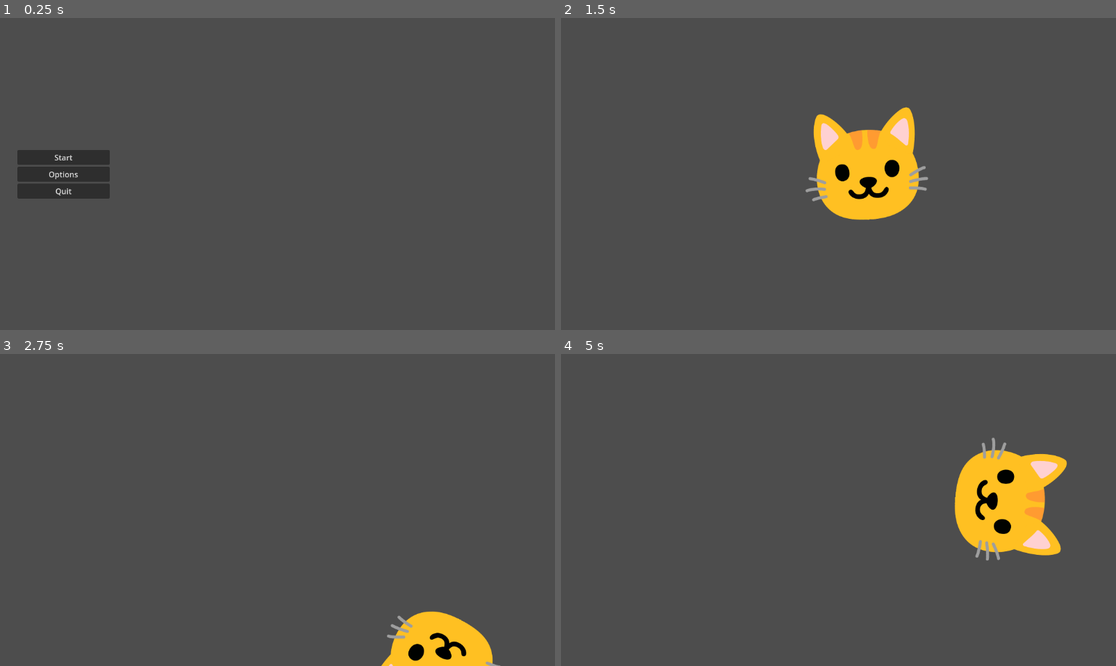
Above: before the commit, frames 1-4 (two rows, left to right).
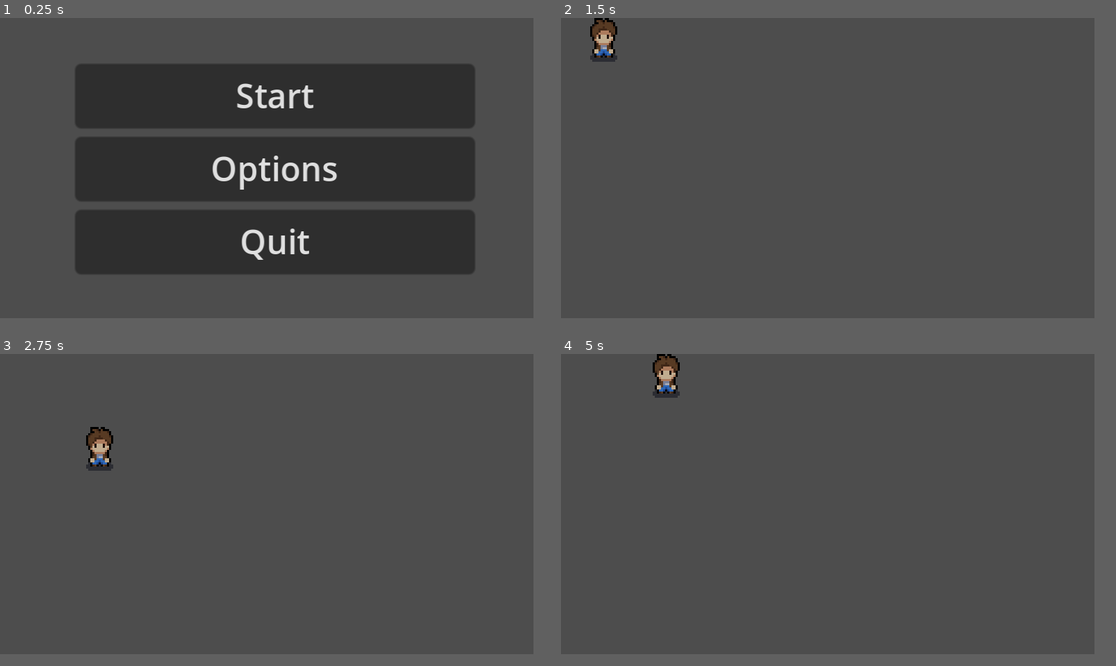
Above: after the commit, the same moments.

Repository: alvarolh33/marcelo
Game: Godot game, scene res://scenes/main_menu/menu.tscn
The game is run twice, just before and just after one commit, with the same random seed, the same clock (stepped at 60 frames per second) and the same inputs.
Inputs (mouse positions are in pixels of both pictures, inside the frame that each line leads up to):
- Up to frame 1 (0.25 s): no input
- Up to frame 2 (1.5 s): click "Start" at 0.5 s; tap Enter at 1.25 s; move the mouse to (960, 158) at 1.27 s; hold D (right) from 1.28 s (still down)
- Up to frame 3 (2.75 s): move the mouse to (166, 525) at 2.02 s; release D (right) at 2.03 s; hold S (down) from 2.03 s (still down)
- Up to frame 4 (5 s): move the mouse to (894, 441) at 2.77 s; release S (down) at 2.78 s; hold D (right) 2.78-3.53 s; move the mouse to (810, 572) at 3.52 s; hold W (up) 3.53-4.28 s; move the mouse to (1005, 556) at 4.27 s; hold A (left) from 4.28 s (still down)
In our replay, the window is 799x449 before the commit and 768x432 after it. These sizes can differ from the game's own. Grey fills any space a smaller window leaves; there, only what the larger window draws over its background counts as a difference.

The runs differ from the first frame. In frame 1, 44% of the frame differs, in the area x 3-86%, y 14-82%; in frame 2, 5.9%; in frame 3, 3.2%; in frame 4, 5.9%.

Commit message:
Escalas y resolución + añadido sprites personaje principal
El juego ahora tendrá 256x144 pixeles pero se abrirá en una ventana 1080x720. He añadido sprites para el personaje principal también. :D

Diff:
--- a/project.godot
+++ b/project.godot
@@ -14,6 +14,14 @@
 run/main_scene="res://scenes/main_menu/menu.tscn"
 config/features=PackedStringArray("4.2", "Forward Plus")
 config/icon="res://icon.svg"
+
+[display]
+
+window/size/viewport_width=256
+window/size/viewport_height=144
+window/size/window_width_override=1080
+window/size/window_height_override=720
+window/stretch/mode="canvas_items"
 
 [input]
 
--- a/scenes/player/player.tscn
+++ b/scenes/player/player.tscn
@@ -1,19 +1,21 @@
 [gd_scene load_steps=4 format=3 uid="uid://cctjwkrmuxy10"]
 
-[ext_resource type="Texture2D" uid="uid://i7d0sawuh32u" path="res://gfx/sprites/player/cat-face-emoji-512x455-gda5rvrc.png" id="1_3ajn4"]
 [ext_resource type="Script" path="res://scripts/player/player.gd" id="1_qg1vl"]
+[ext_resource type="Texture2D" uid="uid://bduhrnx2atdb5" path="res://gfx/sprites/player/playerSprites.png" id="2_b8al0"]
 
-[sub_resource type="CircleShape2D" id="CircleShape2D_0tchq"]
-radius = 77.41
+[sub_resource type="RectangleShape2D" id="RectangleShape2D_usmyd"]
+size = Vector2(8, 14)
 
 [node name="Player" type="CharacterBody2D"]
-position = Vector2(532, 305)
+texture_filter = 1
+position = Vector2(10, 10)
 script = ExtResource("1_qg1vl")
 
+[node name="CollisionShape2D" type="CollisionShape2D" parent="."]
+position = Vector2(1, 0)
+shape = SubResource("RectangleShape2D_usmyd")
+
 [node name="Sprite2D" type="Sprite2D" parent="."]
-scale = Vector2(0.5, 0.5)
-texture = ExtResource("1_3ajn4")
-
-[node name="CollisionShape2D" type="CollisionShape2D" parent="."]
-position = Vector2(0, 14.78)
-shape = SubResource("CircleShape2D_0tchq")
+texture = ExtResource("2_b8al0")
+hframes = 6
+vframes = 6
--- a/scripts/player/player.gd
+++ b/scripts/player/player.gd
@@ -2,7 +2,7 @@
 
 func _process(delta):
 	var direction = Input.get_vector("left", "right", "up", "down")
-	velocity = direction * 500
+	velocity = direction * 50
 	move_and_slide()
 
-	look_at(get_global_mouse_position())
+	#look_at(get_global_mouse_position())
Binary file added: gfx/sprites/player/playerSprites.png
Not shown, added: gfx/sprites/player/playerSprites.png.import
